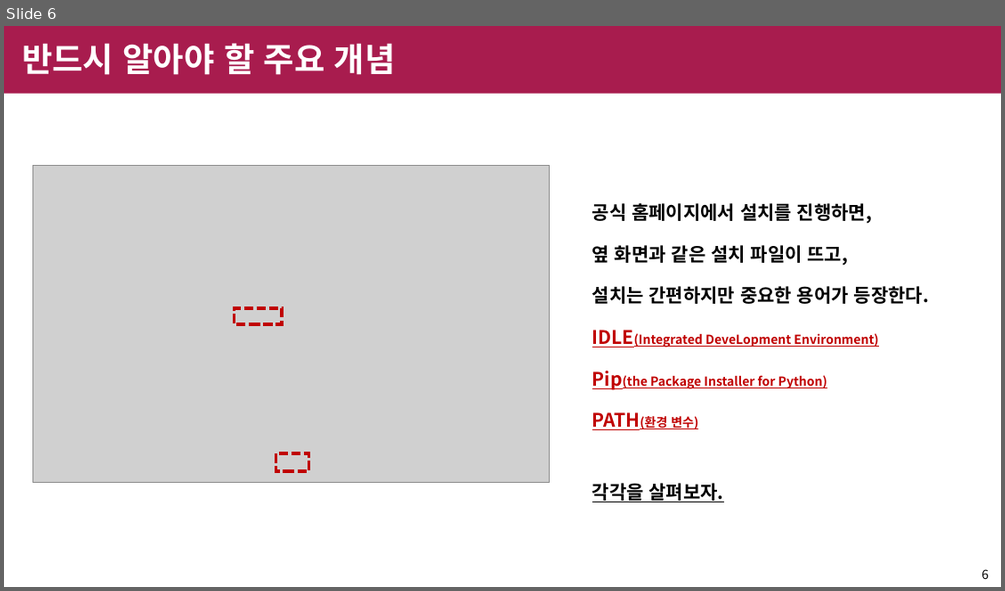
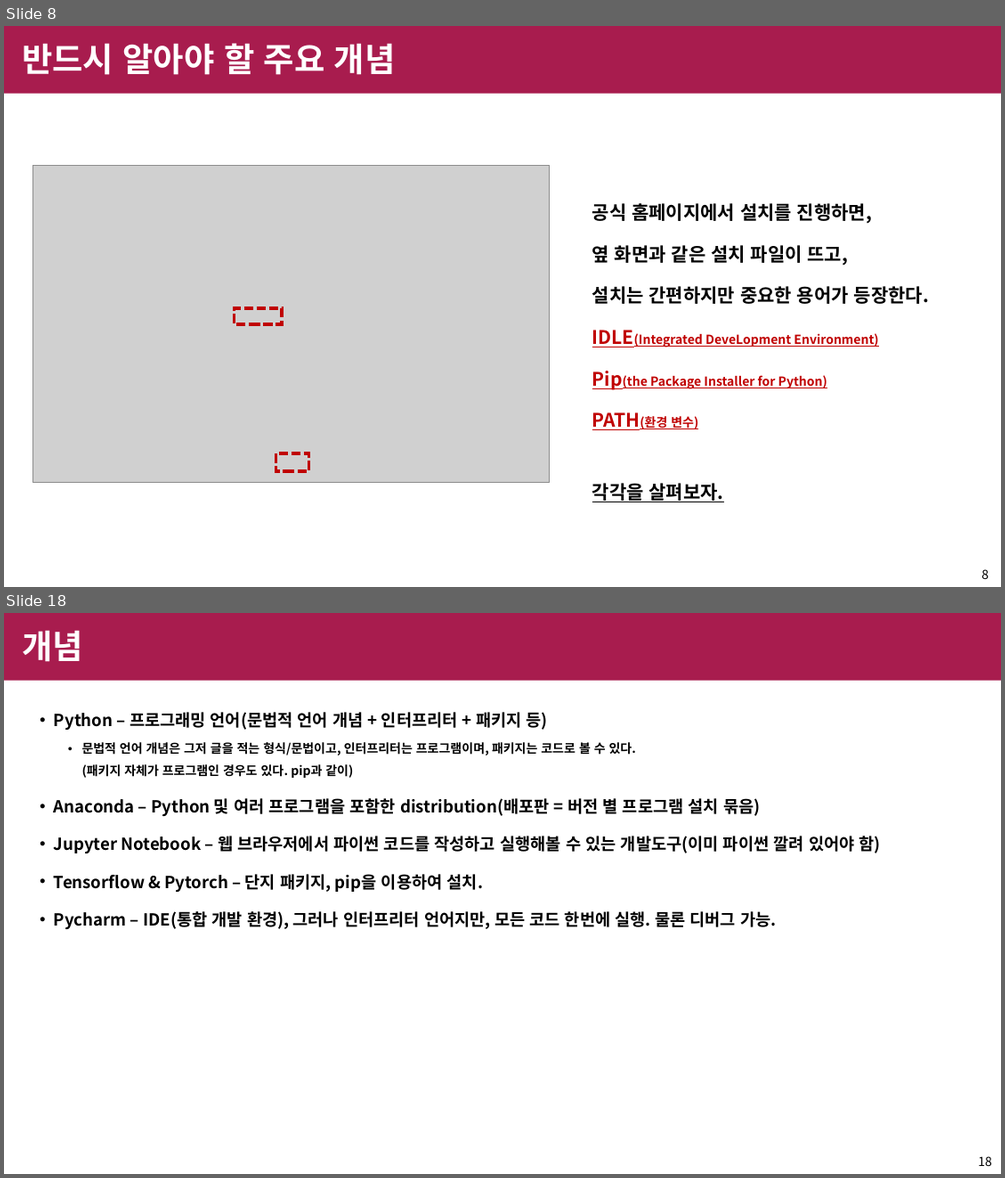
Before and after one commit to shinychan95/R_to_Python, a slide deck: R/python 설치 정리.pptx. Shown one above the other, each under a label of ours: slide 6 before the commit, slides 8 and 18 after it; the slides between them are not shown. The pictures are 1005x591 and 1005x1178 pixels, drawn with LibreOffice and Linux fonts; fonts in the diff are those of the drawing; grey boxes stand for pictures; background and template pictures are left out. Boxes give left, top, right and bottom in pixels: in the first picture for what was removed or moved away, otherwise in the second. Text is boxed around its words. In the diff, an @@ line names an element or a change of style, - is before the commit and + after.

Commit message:
python research final

```diff
--- a/R/python 설치 정리.pptx
+++ b/R/python 설치 정리.pptx
@@ slide 18 added at box(4, 613, 1001, 1174), background #FFFFFF; not listed: 1 template element that a slide beside it also shows @@
@@ title added at box(22, 630, 83, 662), 32 pt, text #FFFFFF, bold @@
+개념
@@ text added at box(54, 712, 881, 929), 16 pt, text #000000, bold @@
+• Python – 프로그래밍 언어(문법적 언어 개념 + 인터프리터 + 패키지 등)
+  • 문법적 언어 개념은 그저 글을 적는 형식/문법이고, 인터프리터는 프로그램이며, 패키지는 코드로 볼 수 있다.
+    (패키지 자체가 프로그램인 경우도 있다. pip과 같이)
+• Anaconda – Python 및 여러 프로그램을 포함한 distribution(배포판 = 버전 별 프로그램 설치 묶음)
+• Jupyter Notebook – 웹 브라우저에서 파이썬 코드를 작성하고 실행해볼 수 있는 개발도구(이미 파이썬 깔려 있어야 함)
+• Tensorflow & Pytorch – 단지 패키지, pip을 이용하여 설치.
+• Pycharm – IDE(통합 개발 환경), 그러나 인터프리터 언어지만, 모든 코드 한번에 실행. 물론 디버그 가능.
@@ page number added at box(978, 1156, 992, 1166), 12 pt, text #000000 @@
+18
@@ what was slide 6 is now slide 8 @@
@@ page number at box(981, 569, 988, 579): text changed @@
-6
+8
```
Also in this commit, not shown: 7 slides changed, 10 other slides added, 6 slides removed.
